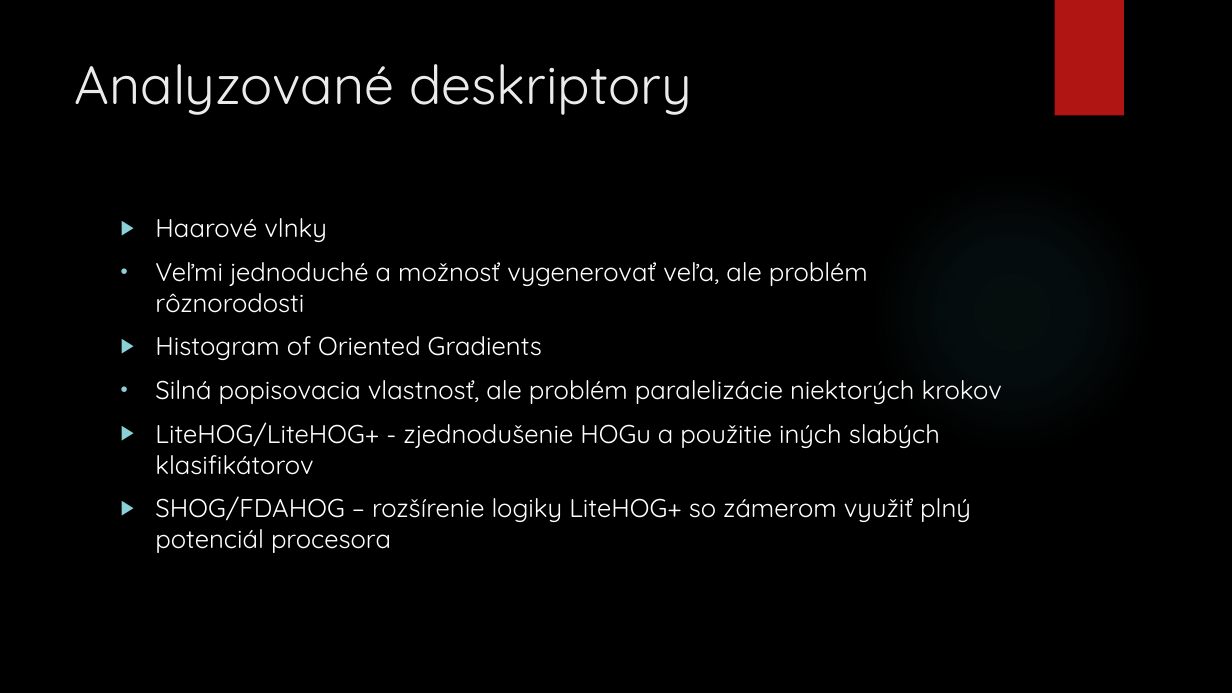
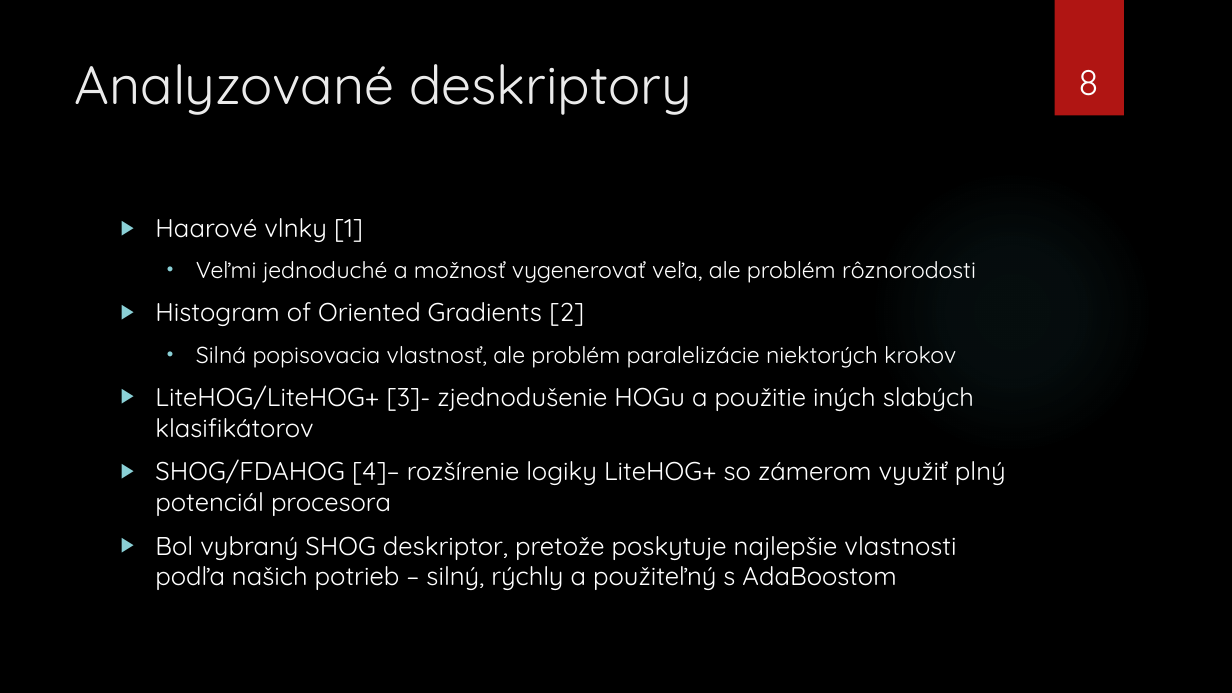
Before and after one commit to killerwife/IngProjekt, a slide deck: slide 8 of Diplomova Praca/PrezentaciaStatnice.pptx (slide 5 before the commit). Drawn at 1232x693 pixels with LibreOffice and Linux fonts; fonts in the diff are those of the drawing; background and template pictures are left out. Boxes give left, top, right and bottom in pixels: in the first picture for what was removed or moved away, otherwise in the second. Text is boxed around its words. In the diff, an @@ line names an element or a change of style, - is before the commit and + after.

```diff
--- a/Diplomova Praca/PrezentaciaStatnice.pptx
+++ b/Diplomova Praca/PrezentaciaStatnice.pptx
@@ page number added at <box>1078,70,1098,96</box>, 28 pt, text #FFFFFF @@
+8
@@ text at <box>155,218,363,242</box>: text changed @@
-▶ Haarové vlnky
+▶ Haarové vlnky [1]
@@ text at <box>196,261,976,368</box>: size 20 to 18 pt in "Veľmi jednoduché a možnosť vygenerovať veľa, ale ...", "Silná popisovacia vlastnosť, ale problém paralelizácie niekt ..."; list level 1 to 2 in "Veľmi jednoduché a možnosť vygenerovať ..."; list level 1 to 2 in "Silná popisovacia vlastnosť, ale problém ..." @@
@@ text at <box>155,302,584,326</box>: text changed @@
-▶ Histogram of Oriented Gradients
+▶ Histogram of Oriented Gradients [2]
@@ text at <box>155,385,1006,590</box>: text changed @@
-▶ LiteHOG/LiteHOG+ - zjednodušenie HOGu a použitie iných slabých klasifikátorov
-▶ SHOG/FDAHOG – rozšírenie logiky LiteHOG+ so zámerom využiť plný potenciál procesora
+▶ LiteHOG/LiteHOG+ [3]- zjednodušenie HOGu a použitie iných slabých klasifikátorov
+▶ SHOG/FDAHOG [4]– rozšírenie logiky LiteHOG+ so zámerom využiť plný potenciál procesora
+▶ Bol vybraný SHOG deskriptor, pretože poskytuje najlepšie vlastnosti podľa našich potrieb – silný, rýchly a použiteľný s AdaBoostom
```
Also in this commit, not shown: 9 other slides changed, 6 slides added, 2 slides removed, 5 other files.
